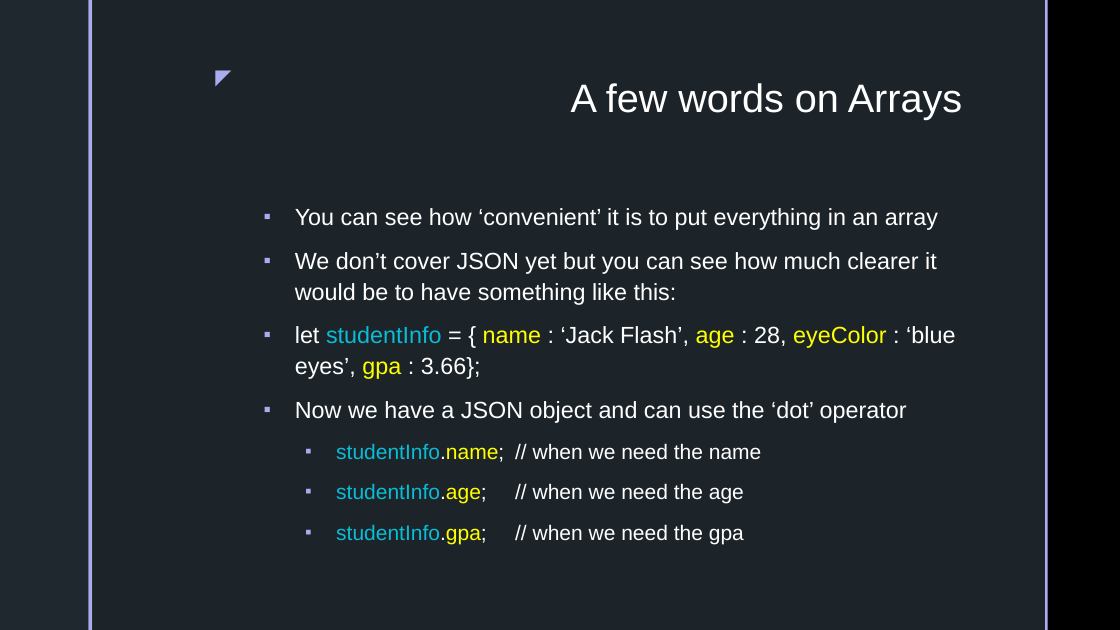
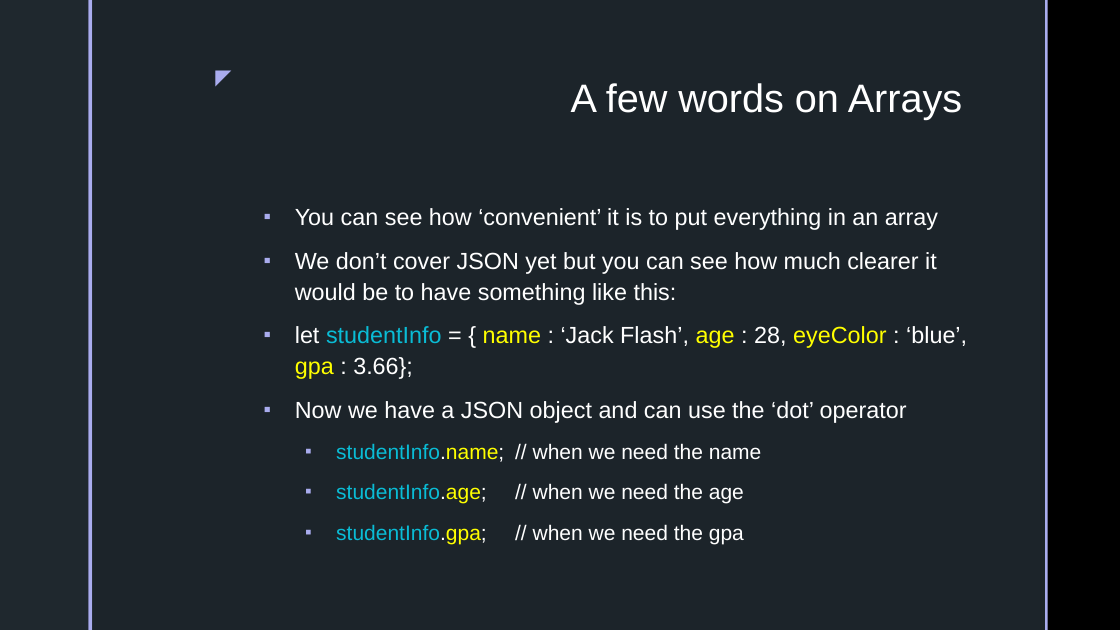
Before and after one commit to gtjames/3420-Presentations, a slide deck: slide 44 of Week 05 - JavaScript.pptx (slide 43 before the commit). Drawn at 1120x630 pixels with LibreOffice and Linux fonts; fonts in the diff are those of the drawing; background and template pictures are left out. Boxes give left, top, right and bottom in pixels: in the first picture for what was removed or moved away, otherwise in the second. Text is boxed around its words. In the diff, an @@ line names an element or a change of style, - is before the commit and + after.

```diff
--- a/Week 05 - JavaScript.pptx
+++ b/Week 05 - JavaScript.pptx
@@ text at (295, 326, 967, 379): text changed @@
-▪ let studentInfo = { name : ‘Jack Flash’, age : 28, eyeColor : ‘blue eyes’, gpa : 3.66};
+▪ let studentInfo = { name : ‘Jack Flash’, age : 28, eyeColor : ‘blue’, gpa : 3.66};
```
Also in this commit, not shown: 13 other slides changed, 1 slide added, 7 slides removed, 11 other files.
